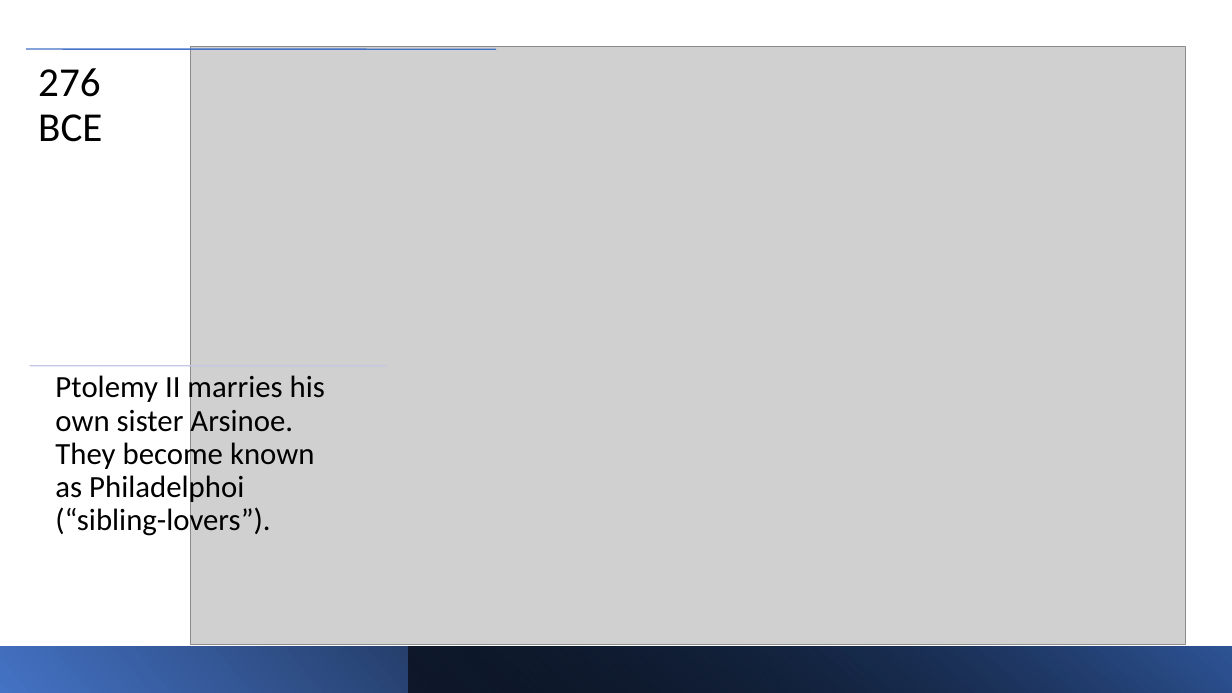
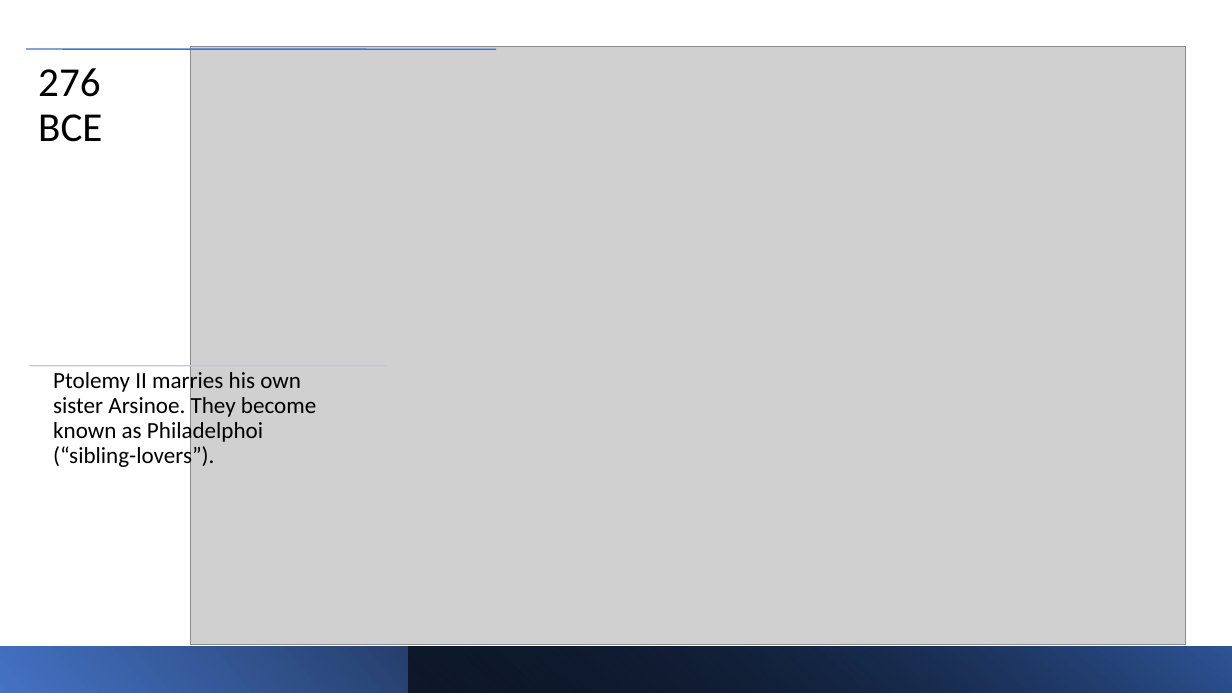
Before and after one commit to 00matthew2000/Lux-Ultima, a slide deck: slide 21 of Map Timeline.pptx. Drawn at 1232x693 pixels with LibreOffice and Linux fonts; fonts in the diff are those of the drawing; grey boxes stand for pictures. Boxes give left, top, right and bottom in pixels: in the first picture for what was removed or moved away, otherwise in the second. Text is boxed around its words. In the diff, an @@ line names an element or a change of style, - is before the commit and + after.

```diff
--- a/Map Timeline.pptx
+++ b/Map Timeline.pptx
@@ text "Ptolemy II marries his own ..." at bbox=[53, 369, 316, 470]: size 24 to 18 pt; less space between paragraphs @@
```
Also in this commit, not shown: 4 other slides changed, 6 slides added.
